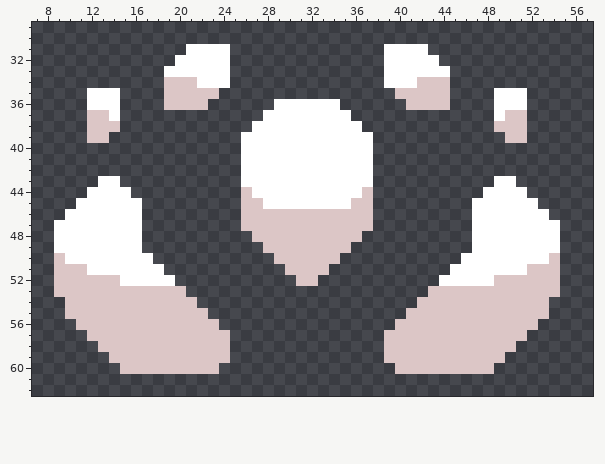
Sprite sheet, stored at sprites/units/core/Clot-cell.png. The picture above was drawn from the file before the commit.
The file is 64x68 pixels. Shown: x 7..57, y 29..62.
New version:
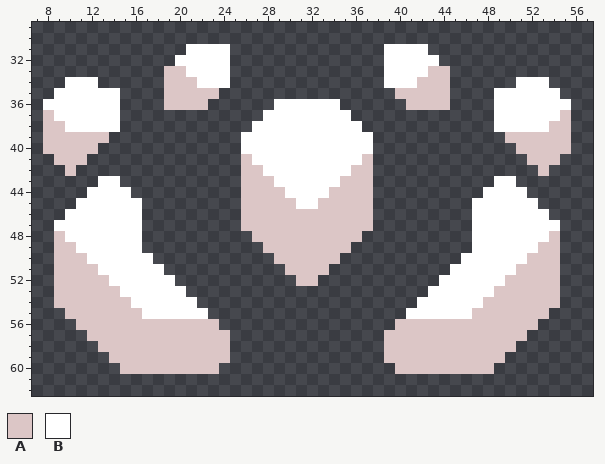
Palette (. is transparent): A #dcc6c6  B #ffffff
Changes in this commit:
{"y":33,"x":19,"old":"BB","new":"AA"}
{"y":33,"x":43,"old":"BB","new":"AA"}
{"y":34,"x":10,"old":"...","new":"BBB"}
{"y":34,"x":51,"old":"...","new":"BBB"}
{"y":35,"x":9,"old":"...","new":"BBB"}
{"y":35,"x":52,"old":"...","new":"BBB"}
{"y":36,"x":8,"old":"....","new":"BBBB"}
{"y":36,"x":52,"old":"....","new":"BBBB"}
{"y":37,"x":8,"old":"....AA","new":"ABBBBB"}
{"y":37,"x":50,"old":"AA....","new":"BBBBBA"}
{"y":38,"x":8,"old":"....AAA","new":"AABBBBB"}
{"y":38,"x":49,"old":"AAA....","new":"BBBBBAA"}
{"y":39,"x":8,"old":"....","new":"AAAA"}
{"y":39,"x":52,"old":"....","new":"AAAA"}
{"y":40,"x":8,"old":".....","new":"AAAAA"}
{"y":40,"x":51,"old":".....","new":"AAAAA"}
{"y":41,"x":9,"old":"...","new":"AAA"}
{"y":41,"x":26,"old":"B","new":"A"}
{"y":41,"x":37,"old":"B","new":"A"}
{"y":41,"x":52,"old":"...","new":"AAA"}
{"y":42,"x":10,"old":".","new":"A"}
{"y":42,"x":26,"old":"BB","new":"AA"}
{"y":42,"x":36,"old":"BB","new":"AA"}
{"y":42,"x":53,"old":".","new":"A"}
{"y":43,"x":26,"old":"BBB","new":"AAA"}
{"y":43,"x":35,"old":"BBB","new":"AAA"}
{"y":44,"x":27,"old":"BBB","new":"AAA"}
{"y":44,"x":34,"old":"BBB","new":"AAA"}
{"y":45,"x":28,"old":"BBB","new":"AAA"}
{"y":45,"x":33,"old":"BBB","new":"AAA"}
{"y":48,"x":9,"old":"B","new":"A"}
{"y":48,"x":54,"old":"B","new":"A"}
{"y":49,"x":9,"old":"BB","new":"AA"}
{"y":49,"x":53,"old":"BB","new":"AA"}
{"y":50,"x":10,"old":"BB","new":"AA"}
{"y":50,"x":52,"old":"BB","new":"AA"}
{"y":51,"x":12,"old":"B","new":"A"}
{"y":51,"x":51,"old":"B","new":"A"}
{"y":52,"x":14,"old":"A","new":"B"}
{"y":52,"x":49,"old":"A","new":"B"}
{"y":53,"x":15,"old":"AAAAAA","new":"BBBBBB"}
{"y":53,"x":43,"old":"AAAAAA","new":"BBBBBB"}
{"y":54,"x":9,"old":".","new":"A"}
{"y":54,"x":16,"old":"AAAAAA","new":"BBBBBB"}
{"y":54,"x":42,"old":"AAAAAA","new":"BBBBBB"}
{"y":54,"x":54,"old":".","new":"A"}
{"y":55,"x":17,"old":"AAAAAA","new":"BBBBBB"}
{"y":55,"x":41,"old":"AAAAAA","new":"BBBBBB"}
{"label":"changed","picture_box":[164,66,186,77]}
{"label":"changed","picture_box":[428,66,450,77]}
{"label":"changed","picture_box":[43,77,120,176]}
{"label":"changed","picture_box":[494,77,571,176]}
{"label":"changed","picture_box":[241,154,373,209]}
{"label":"changed","picture_box":[54,231,208,319]}
{"label":"changed","picture_box":[406,231,560,319]}
